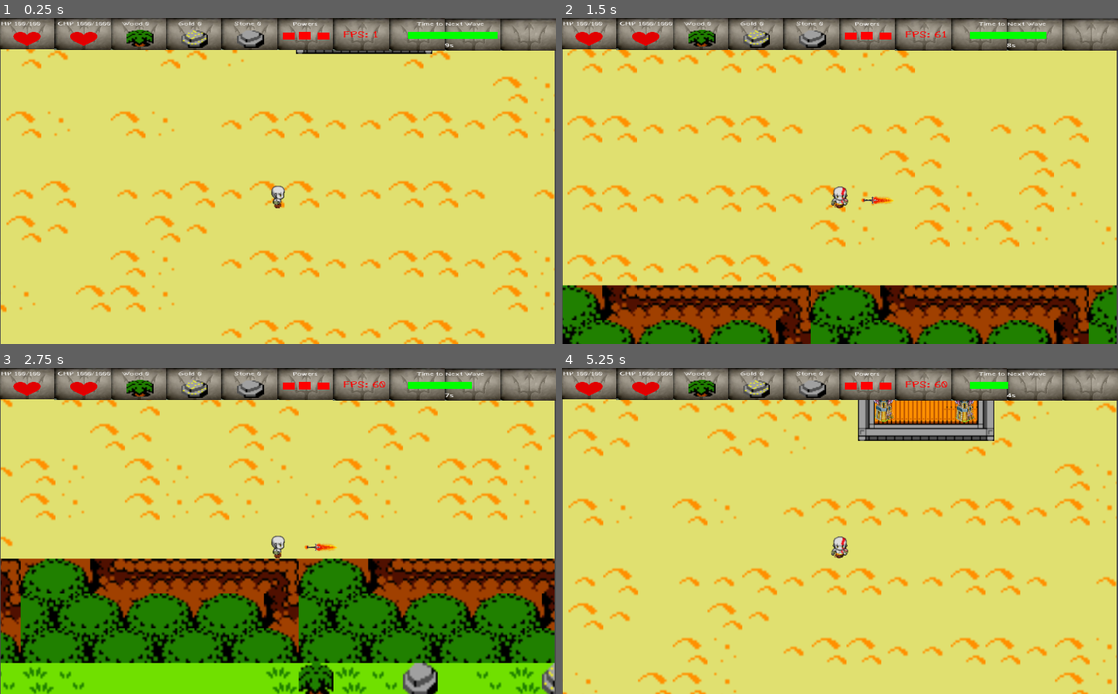
Above: before the commit, frames 1-4 (two rows, left to right).
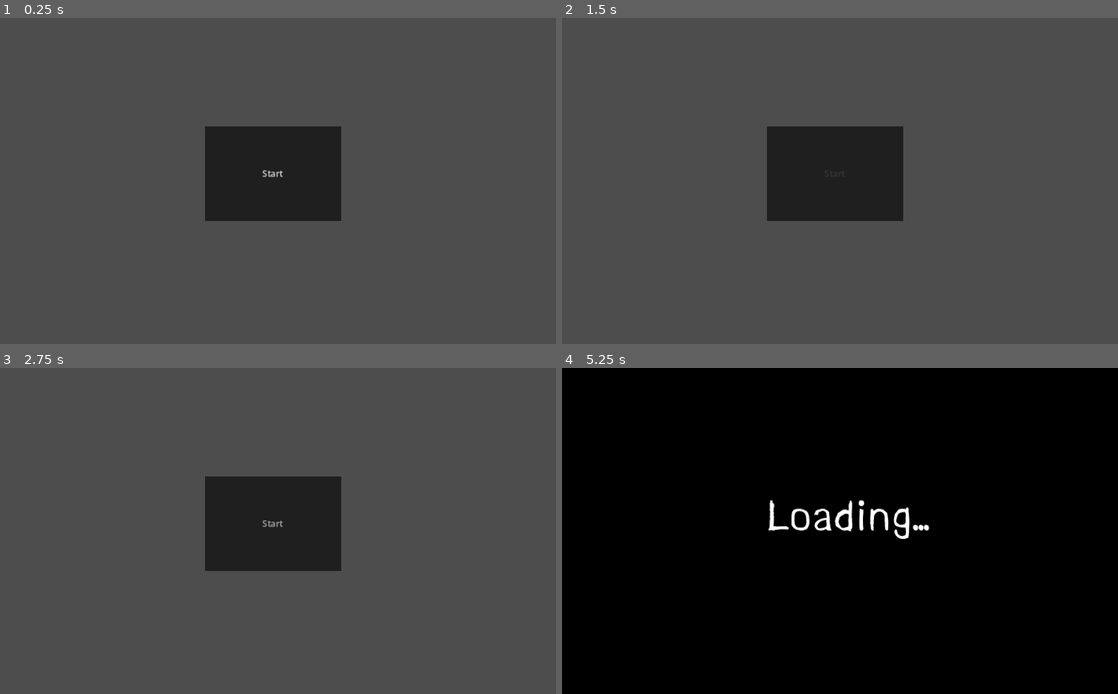
Above: after the commit, the same moments.

Repository: Christian2019/ProjetoAtenas
Game: Godot game, scene res://Scenes/MainScenes/Menu.tscn
Two runs of this game, one before a commit and one after it. Both use one fixed random seed, a clock stepped at 60 frames per second and the inputs below. Before the commit the project starts from res://Scenes/MainScenes/Game_ViewPort.tscn. The engine's default icon, where the game draws it, is replaced by a stand-in: a white triangle on a blue panel in a dark square. Video files are missing from this copy of the repository; at most half a second of black plays in their place. Sound files missing from this copy of the repository are replaced by a short silence.
Inputs (mouse positions are in pixels of both pictures, inside the frame that each line leads up to):
- Up to frame 1 (0.25 s): no input
- Up to frame 2 (1.5 s): tap Enter at 0.5 s; move the mouse to (962, 164) at 0.52 s; hold Right (Move_Right) 0.53-1.28 s; hold Q (Attack1) 0.53-1.28 s; click (962, 164) at 0.67 s; tap T (Ultimate) at 0.8, 1.35 s; move the mouse to (728, 197) at 1.27 s; hold Down (Move_Down) from 1.28 s (still down)
- Up to frame 3 (2.75 s): tap Q (Attack1) at 1.55 s; move the mouse to (333, 459) at 2.02 s; release Down (Move_Down) at 2.03 s; hold Right (Move_Right) from 2.03 s (still down); hold Q (Attack1) from 2.03 s (still down); tap T (Ultimate) at 2.3 s
- Up to frame 4 (5.25 s): move the mouse to (812, 596) at 2.77 s; release Right (Move_Right) at 2.78 s; release Q (Attack1) at 2.78 s; hold Up (Move_Up) 2.78-3.53 s; tap W (Attack2) at 2.85 s; click (812, 596) at 2.92 s; tap Q (Attack1) at 3.05, 4.55 s; move the mouse to (1006, 579) at 3.52 s; hold Left (Move_Left) 3.53-5.03 s; tap 1 (ChangeAttack1) at 3.6 s; tap T (Ultimate) at 3.8 s; move the mouse to (673, 482) at 4.27 s; tap R (Dash) at 4.35 s; move the mouse to (867, 531) at 5.02 s; hold Down (Move_Down) from 5.03 s (still down); tap Space (Select) at 5.1 s; click (867, 531) at 5.17 s

The runs differ from the first frame. In frame 1, 98% of the frame differs, in the area x 0-100%, y 0-100%; in frame 2, 98%; in frame 3, 98%; in frame 4, 100%.

Commit message:
ZeusUltimate

Diff:
--- /dev/null
+++ b/Scenes/Game/Classes/Warrior/WarriorUltimate.tscn
@@ -0,0 +1,111 @@
+[gd_scene load_steps=16 format=3 uid="uid://hivlcm55i6jy"]
+
+[ext_resource type="AudioStream" uid="uid://cwb8astmjglgm" path="res://Assets/Sounds/thunder.wav" id="1_jt03y"]
+[ext_resource type="Script" path="res://Scripts/Classes/Warrior/WarriorUltimate.gd" id="1_t7q3d"]
+[ext_resource type="Texture2D" uid="uid://dyq77bc1xhaea" path="res://Assets/Images/Player/thunder.png" id="2_0kwug"]
+[ext_resource type="AudioStream" uid="uid://ch1danorl6kw4" path="res://Assets/Sounds/zeusvoice.mp3" id="2_v8i1d"]
+[ext_resource type="VideoStream" path="res://Assets/Videos/zeusvideo.ogv" id="4_vh0fq"]
+
+[sub_resource type="AtlasTexture" id="AtlasTexture_gnbrf"]
+atlas = ExtResource("2_0kwug")
+region = Rect2(0, 0, 250, 333)
+
+[sub_resource type="AtlasTexture" id="AtlasTexture_ocowt"]
+atlas = ExtResource("2_0kwug")
+region = Rect2(250, 0, 250, 333)
+
+[sub_resource type="AtlasTexture" id="AtlasTexture_y7myp"]
+atlas = ExtResource("2_0kwug")
+region = Rect2(500, 0, 250, 333)
+
+[sub_resource type="AtlasTexture" id="AtlasTexture_ymkrp"]
+atlas = ExtResource("2_0kwug")
+region = Rect2(750, 0, 250, 333)
+
+[sub_resource type="AtlasTexture" id="AtlasTexture_v8tp7"]
+atlas = ExtResource("2_0kwug")
+region = Rect2(0, 333, 250, 333)
+
+[sub_resource type="AtlasTexture" id="AtlasTexture_pdan8"]
+atlas = ExtResource("2_0kwug")
+region = Rect2(250, 333, 250, 333)
+
+[sub_resource type="AtlasTexture" id="AtlasTexture_dxajj"]
+atlas = ExtResource("2_0kwug")
+region = Rect2(500, 333, 250, 333)
+
+[sub_resource type="AtlasTexture" id="AtlasTexture_obd34"]
+atlas = ExtResource("2_0kwug")
+region = Rect2(750, 333, 250, 333)
+
+[sub_resource type="SpriteFrames" id="SpriteFrames_2gk0k"]
+animations = [{
+"frames": [{
+"duration": 1.0,
+"texture": SubResource("AtlasTexture_gnbrf")
+}, {
+"duration": 1.0,
+"texture": SubResource("AtlasTexture_ocowt")
+}, {
+"duration": 1.0,
+"texture": SubResource("AtlasTexture_y7myp")
+}, {
+"duration": 1.0,
+"texture": SubResource("AtlasTexture_ymkrp")
+}, {
+"duration": 1.0,
+"texture": SubResource("AtlasTexture_v8tp7")
+}, {
+"duration": 1.0,
+"texture": SubResource("AtlasTexture_pdan8")
+}, {
+"duration": 1.0,
+"texture": SubResource("AtlasTexture_dxajj")
+}, {
+"duration": 1.0,
+"texture": SubResource("AtlasTexture_obd34")
+}],
+"loop": true,
+"name": &"default",
+"speed": 20.0
+}]
+
+[sub_resource type="RectangleShape2D" id="RectangleShape2D_h2tay"]
+size = Vector2(236, 237)
+
+[node name="WarriorUltimate" type="Node2D"]
+script = ExtResource("1_t7q3d")
+
+[node name="Thunder" type="AudioStreamPlayer" parent="."]
+stream = ExtResource("1_jt03y")
+autoplay = true
+
+[node name="ZeusVoice" type="AudioStreamPlayer" parent="."]
+stream = ExtResource("2_v8i1d")
+autoplay = true
+
+[node name="AnimatedSprite2D" type="AnimatedSprite2D" parent="."]
+z_index = 1
+sprite_frames = SubResource("SpriteFrames_2gk0k")
+autoplay = "default"
+frame = 7
+frame_progress = 0.629515
+
+[node name="VideoStreamPlayer" type="VideoStreamPlayer" parent="."]
+z_index = 1
+offset_left = -125.0
+offset_top = -208.0
+offset_right = 127.0
+offset_bottom = -94.0
+stream = ExtResource("4_vh0fq")
+autoplay = true
+expand = true
+
+[node name="Area2D" type="Area2D" parent="."]
+
+[node name="CollisionShape2D" type="CollisionShape2D" parent="Area2D"]
+position = Vector2(1, -21.5)
+shape = SubResource("RectangleShape2D_h2tay")
+
+[connection signal="area_entered" from="Area2D" to="." method="_on_area_2d_area_entered"]
+[connection signal="area_exited" from="Area2D" to="." method="_on_area_2d_area_exited"]
--- a/Scenes/Game/Game.tscn
+++ b/Scenes/Game/Game.tscn
@@ -106,3 +106,9 @@
 [node name="DownEdge" type="CollisionShape2D" parent="BockedAreas"]
 position = Vector2(2827.75, 3726.38)
 shape = SubResource("RectangleShape2D_7pbkn")
+
+[node name="Night" type="ColorRect" parent="."]
+visible = false
+offset_right = 2570.0
+offset_bottom = 2758.0
+color = Color(0, 0, 0, 0.647059)
--- /dev/null
+++ b/Scripts/Classes/Warrior/WarriorUltimate.gd
@@ -0,0 +1,90 @@
+extends Node2D
+
+var attacktype=0
+
+#Dano por frame (respeitando nextHitDelay)
+var damage = 1
+var enableDamage=false
+#Duracao em segundos
+var cd = 3
+var max_duration = 0.5
+#var nextHitDelay = 10
+var nextHitDelay = 0.01
+
+#Monstros que foram atingidos pelo ataque
+var monstersHit = []
+
+#Monstros em contato com o ataque
+var monstersInArea = []
+
+func _ready():
+	Global.Game.get_node("SoundController").enableDisableSound()
+	Global.timerCreator("pauseZeusVideo",10,[],self)
+	$VideoStreamPlayer.modulate.a=0
+	Global.timerCreator("destroy",14,[],self)
+
+func pauseZeusVideo():
+	$VideoStreamPlayer.paused=true
+
+func destroy():
+	Global.Game.get_node("SoundController").enableDisableSound()
+	Global.Game.get_node("Night").visible=false
+	queue_free()
+
+func _process(delta):
+	$VideoStreamPlayer.modulate.a+=0.005
+	damageAction()
+
+func damageAction():
+	if (monstersInArea.is_empty()):
+		return
+	for j in range(0,monstersInArea.size(),1):
+			var i = getMonsterHitIndex(monstersInArea[j])
+			if itsValid(monstersHit[i]):
+				if (!monstersHit[i].onHitDelay):
+					monstersHit[i].monster.hp-=damage
+					monstersHit[i].onHitDelay=true
+					Global.timerCreator("removeNextHitDelay",nextHitDelay,[i],self)
+
+func _on_area_2d_area_entered(area):
+	if area.get_parent().get_parent().name == "Enemies":
+		call_deferred("addMonster",area.get_parent())
+
+
+func _on_area_2d_area_exited(area):
+	if area.get_parent().get_parent().name == "Enemies":
+		call_deferred("removeMonster",area.get_parent())
+
+func removeNextHitDelay(arrayPosition):
+	if (itsValid(monstersHit[arrayPosition])):
+		monstersHit[arrayPosition].onHitDelay=false
+
+func removeMonster(monster):
+	monstersInArea.erase(monster)
+
+func addMonster(monster):
+	monstersInArea.append(monster)
+
+	if (monstersHit.is_empty()):
+		monstersHit.append({"monster":monster,"onHitDelay":false,"objectReference":weakref(monster)})
+	elif !checkIfExist(monster.name):
+		monstersHit.append({"monster":monster,"onHitDelay":false,"objectReference":weakref(monster)})
+
+func checkIfExist(name):
+	for i in range(0,monstersHit.size(),1):
+		if itsValid(monstersHit[i]):
+			var monsterName= monstersHit[i].monster.name
+			if (monsterName==name):
+				return true
+	return false
+
+func itsValid(element):
+	if (element.objectReference.get_ref()):
+		return true
+	return false
+
+func getMonsterHitIndex(monster):
+	for i in range(0,monstersHit.size(),1):
+		if itsValid(monstersHit[i]):
+			if (monstersHit[i].monster.name==monster.name):
+				return i
--- a/Scripts/PreLoads.gd
+++ b/Scripts/PreLoads.gd
@@ -9,5 +9,5 @@
 ##Classes
 var warrior = [
 	preload("res://Scenes/Game/Classes/Warrior/Warrior_Attack1.tscn"),
-	preload("res://Scenes/Game/Classes/Warrior/Warrior_Attack1.tscn")
+	preload("res://Scenes/Game/Classes/Warrior/WarriorUltimate.tscn")
 ]
--- a/Scripts/SoundController.gd
+++ b/Scripts/SoundController.gd
@@ -1,8 +1,8 @@
 extends Node2D
-
-var waveMusicPlaying = false
+var enableSound = true
 
 var transitionTime = 5
+
 
 func startBattleMusic():
 	$WaveMusic.playing=true
@@ -13,20 +13,33 @@
 	$AOEMusic.playing=true
 	controllMusic(0,false)
 
+func enableDisableSound():
+	if (enableSound):
+		enableSound=false
+		for i in range(0,get_child_count(),1):
+			var sound = get_child(i)
+			sound.set_volume_db(-40)
+	else:
+		enableSound=true
+		for i in range(0,get_child_count(),1):
+			var sound = get_child(i)
+			sound.set_volume_db(0)
 
 func controllMusic(timer,waveMusic):
 	timer+=1
 	print(timer)
 	if (waveMusic):
-		$AOEMusic.set_volume_db(timer*(-1))
-		$WaveMusic.set_volume_db(timer-transitionTime)
+		if (enableSound):
+			$AOEMusic.set_volume_db(timer*(-1))
+			$WaveMusic.set_volume_db(timer-transitionTime)
 		if (timer == transitionTime):
 			$AOEMusic.playing=false
 		else:
 			Global.timerCreator("controllMusic",0.5,[timer,true],self)
 	else:
-		$AOEMusic.set_volume_db(timer-transitionTime-5)
-		$WaveMusic.set_volume_db(timer*(-1))
+		if (enableSound):
+			$AOEMusic.set_volume_db(timer-transitionTime-5)
+			$WaveMusic.set_volume_db(timer*(-1))
 		if (timer == transitionTime):
 			$WaveMusic.playing=false
 		else:
--- a/Scripts/player.gd
+++ b/Scripts/player.gd
@@ -156,8 +156,15 @@
 		print("Dash")
 		##$Animation.modulate.a = 0.5
 func ultimateController():
+	var classChild=1
 	if (Input.is_action_just_pressed("Ultimate")):
 		print("Ultimate")
+		var attackInstance = creatAttackInstance(classChild)
+		#get_parent().get_node("Projectiles").add_child(attackInstance)
+		Global.Game.get_node("Night").visible=true
+		add_child(attackInstance)
+		#attackInstance.global_position=global_position
+		#attackInstance.direction=lastMovement
 
 func contruction():
 	if (Input.is_action_just_pressed("Turret")):
--- a/project.godot
+++ b/project.godot
@@ -11,7 +11,7 @@
 [application]
 
 config/name="Projeto Atenas"
-run/main_scene="res://Scenes/MainScenes/Game_ViewPort.tscn"
+run/main_scene="res://Scenes/MainScenes/Menu.tscn"
 config/features=PackedStringArray("4.1")
 config/icon="res://icon.png"
 
Binary file added: Assets/Images/Player/thunder.png
Not shown, added: Assets/Images/Player/thunder.png.import
Not shown, added: Assets/Sounds/thunder.wav.import
Not shown, added: Assets/Sounds/zeusvoice.mp3.import
Not shown, added: Assets/Sounds/thunder.wav
Not shown, added: Assets/Sounds/zeusvoice.mp3
Not shown, added: Assets/Videos/zeusvideo.ogv
